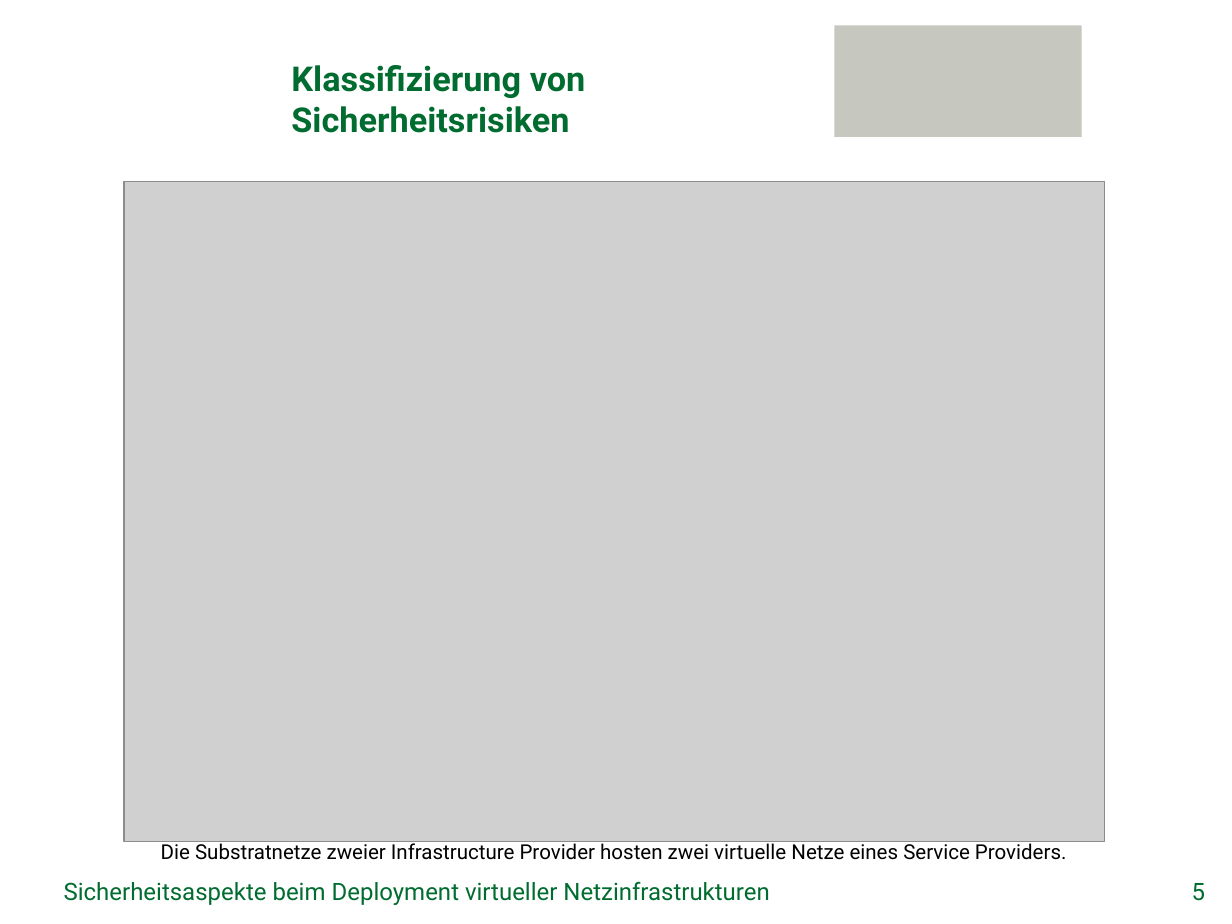
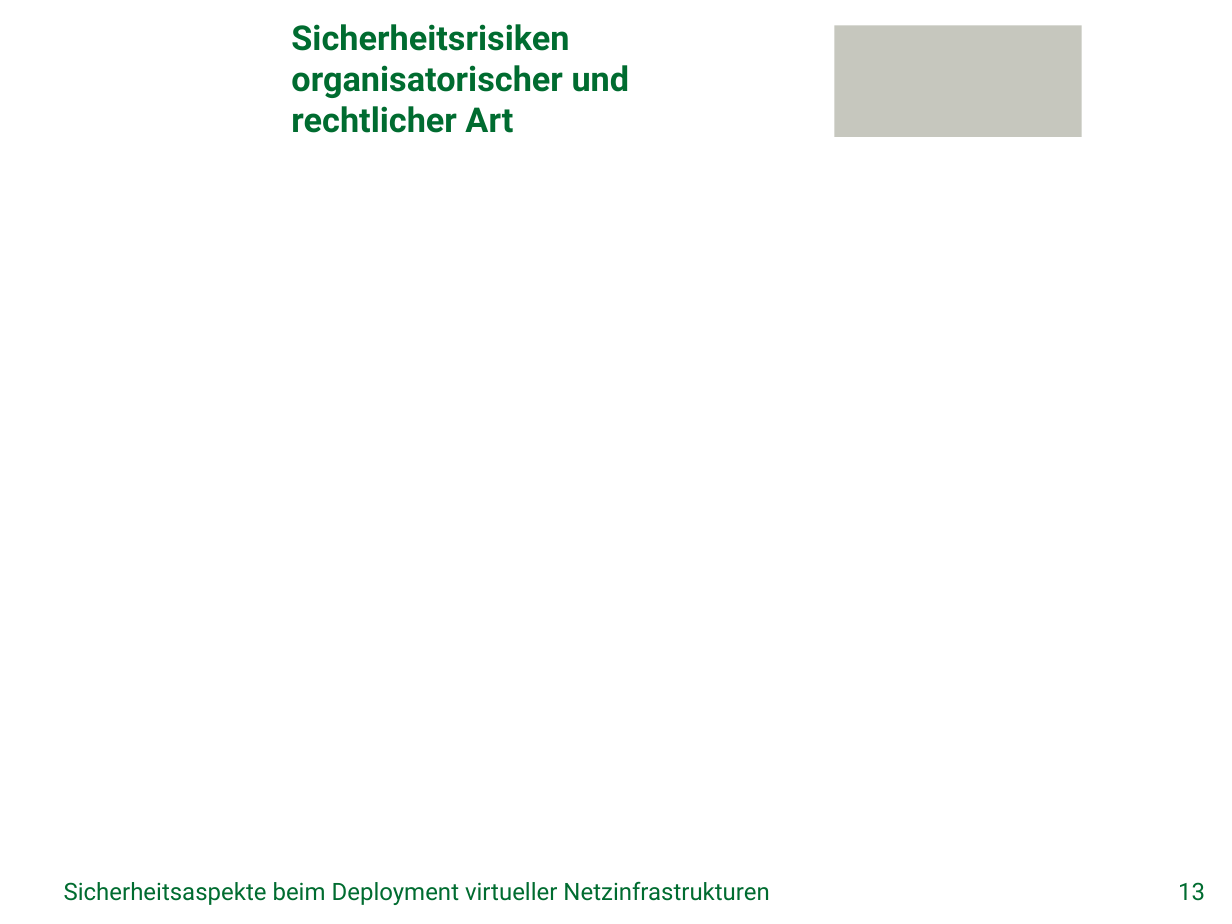
Before and after one commit to GeGroe/timvs, a slide deck: slide 13 of Referat/PowerPoint/TimvS_SVNE.pptx (slide 5 before the commit). Drawn at 1232x924 pixels with LibreOffice and Linux fonts; fonts in the diff are those of the drawing; grey boxes stand for pictures; background and template pictures are left out. Boxes give left, top, right and bottom in pixels: in the first picture for what was removed or moved away, otherwise in the second. Text is boxed around its words. In the diff, an @@ line names an element or a change of style, - is before the commit and + after.

Commit message:
Folien zu Sicherheitsrisiken vorbereitet. Mitlaufende Klassifizierung.

```diff
--- a/Referat/PowerPoint/TimvS_SVNE.pptx
+++ b/Referat/PowerPoint/TimvS_SVNE.pptx
@@ title at [291, 24, 630, 133]: text changed @@
-Klassifizierung von Sicherheitsrisiken
+Sicherheitsrisiken
+organisatorischer und rechtlicher Art
@@ picture removed at [124, 181, 1105, 841] @@
@@ text removed at [161, 840, 1067, 860] @@
-Die Substratnetze zweier Infrastructure Provider hosten zwei virtuelle Netze eines Service Providers.
@@ page number at [1178, 882, 1205, 901]: text changed @@
-5
+13
```
Also in this commit, not shown: 6 slides added.
